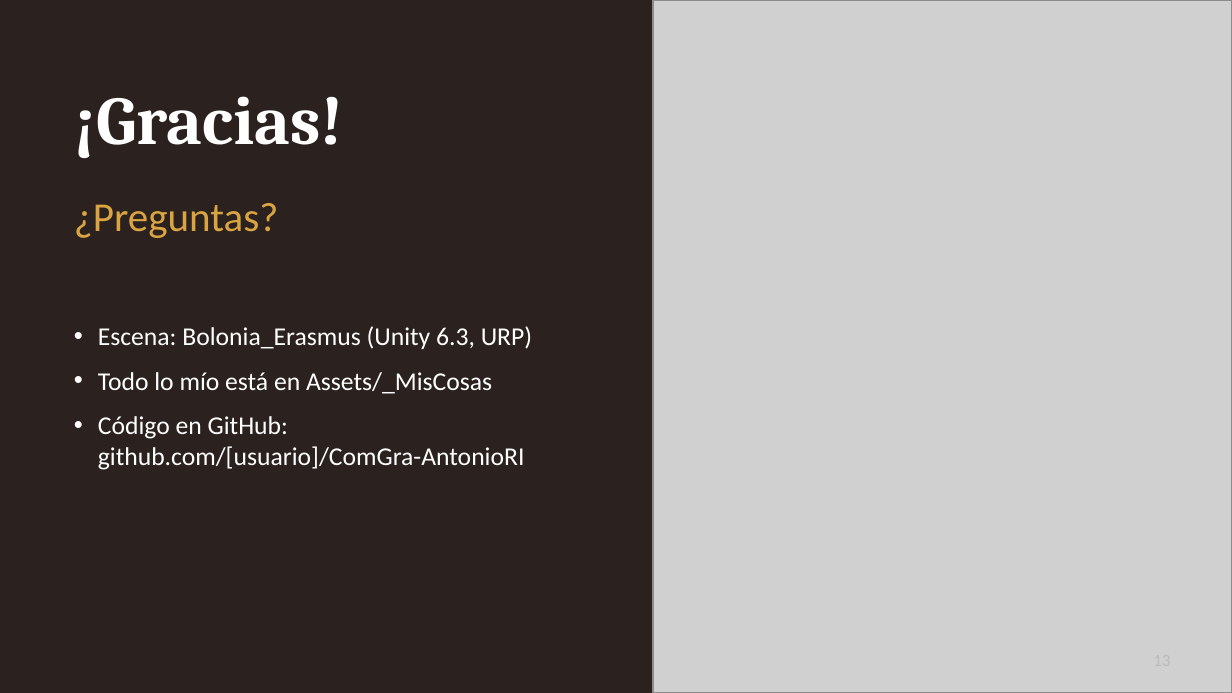
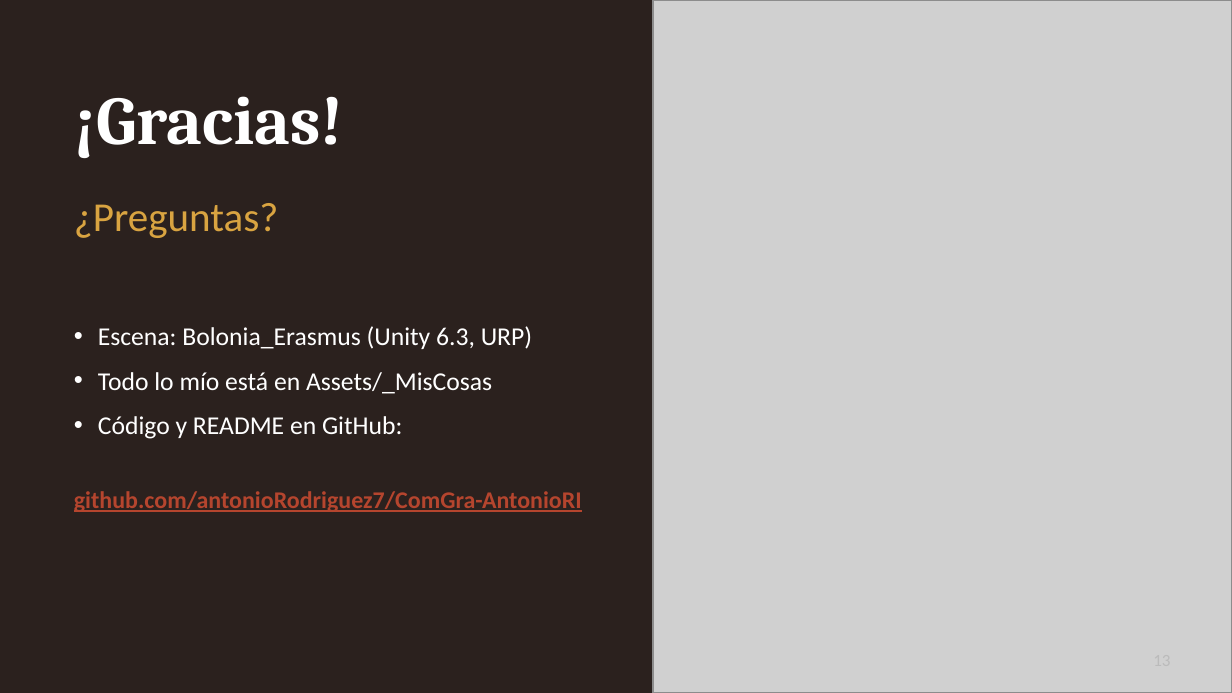
Before and after one commit to antonioRodriguez7/ComGra-AntonioRI, a slide deck: slide 13 of Capturas_Presentacion/Presentacion_Bolonia.pptx. Drawn at 1232x693 pixels with LibreOffice and Linux fonts; fonts in the diff are those of the drawing; grey boxes stand for pictures. Boxes give left, top, right and bottom in pixels: in the first picture for what was removed or moved away, otherwise in the second. Text is boxed around its words. In the diff, an @@ line names an element or a change of style, - is before the commit and + after.

```diff
--- a/Capturas_Presentacion/Presentacion_Bolonia.pptx
+++ b/Capturas_Presentacion/Presentacion_Bolonia.pptx
@@ text at (98, 416, 402, 439): text changed @@
-• Código en GitHub: github.com/[usuario]/ComGra-AntonioRI
+• Código y README en GitHub:
@@ text added at (74, 491, 582, 512), 14 pt, text #B5452E, bold, underline @@
+github.com/antonioRodriguez7/ComGra-AntonioRI
```
Also in this commit, not shown: 3 other slides changed, 10 other files.
